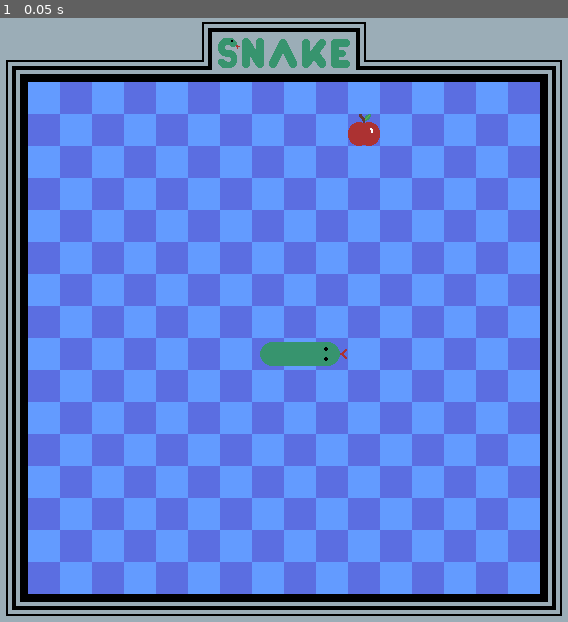
Above: before the commit, frame 1.
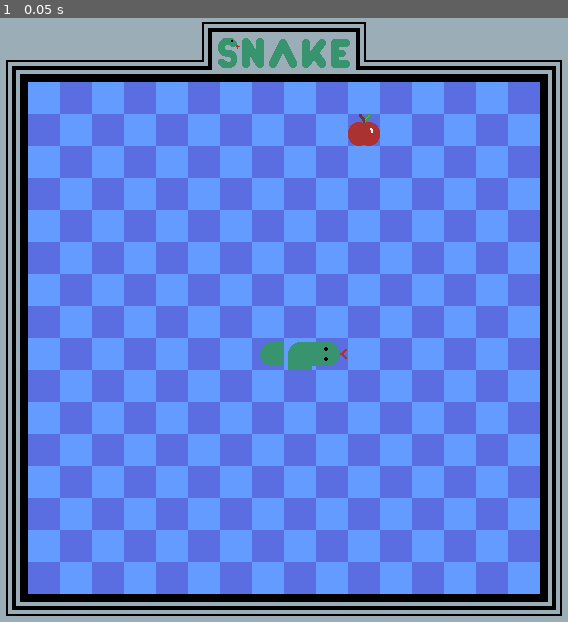
Above: after the commit, the same moment.

Repository: conor-wilson/snake
Game: Godot game, scene res://scenes/snake.tscn
Same seed, same stepped clock (60 frames per second), same inputs: the game is played once before the commit and once after it. This scene is started directly instead of the project's main scene.
Inputs:
- Up to frame 1 (0.05 s): no input

The runs differ from the first frame. In frame 1, less than 0.1% of the frame differs, in the area x 50-55%, y 53-59%.

Commit message:
Added renderNewSnake() func to TileMap script

Diff:
--- a/scenes/snake.gd
+++ b/scenes/snake.gd
@@ -1,18 +1,45 @@
 extends TileMap
+
+
+var snakeTiles : Array
 
 
 # Called when the node enters the scene tree for the first time.
 func _ready():
-	set_head_cell(Vector2(11, 10), Vector2.RIGHT)
-	set_straight_cell(Vector2(10, 10), Vector2.RIGHT)
-	set_tail_cell(Vector2(9, 10), Vector2.RIGHT)
+
+	snakeTiles = [Vector2i(11, 10), Vector2i(10, 10), Vector2(9, 10)]
+	renderNewSnake(snakeTiles)
+
+	#set_head_cell(Vector2(11, 10), Vector2.RIGHT)
+	#set_straight_cell(Vector2(10, 10), Vector2.RIGHT)
+	#set_tail_cell(Vector2(9, 10), Vector2.RIGHT)
 	set_apple_cell()
 
+
+func renderNewSnake(snakeTiles: Array):
+
+	set_head_cell(snakeTiles[0], Vector2.RIGHT)
+
+	var len = snakeTiles.size()
+	for i in range(len-2):
+		set_body_cell(snakeTiles[i+1], Vector2.DOWN, Vector2.RIGHT)
+
+	set_tail_cell(snakeTiles[len-1], Vector2.RIGHT)
 
 # TODO: Descriptor
 func set_head_cell(coords: Vector2i, direction: Vector2):
 	var altID = cardinal_to_alt_id(direction)
 	set_cell(1, coords, 0, Vector2(3,0), altID)
+
+
+# TODO: Descriptor
+func set_body_cell(coords: Vector2i, dir1: Vector2, dir2: Vector2):
+	var vSum = dir1+dir2
+
+	if vSum.length() != 0:
+		set_corner_cell(coords, dir1, dir2)
+	else:
+		set_straight_cell(coords, dir1)
 
 
 # TODO: Descriptor
